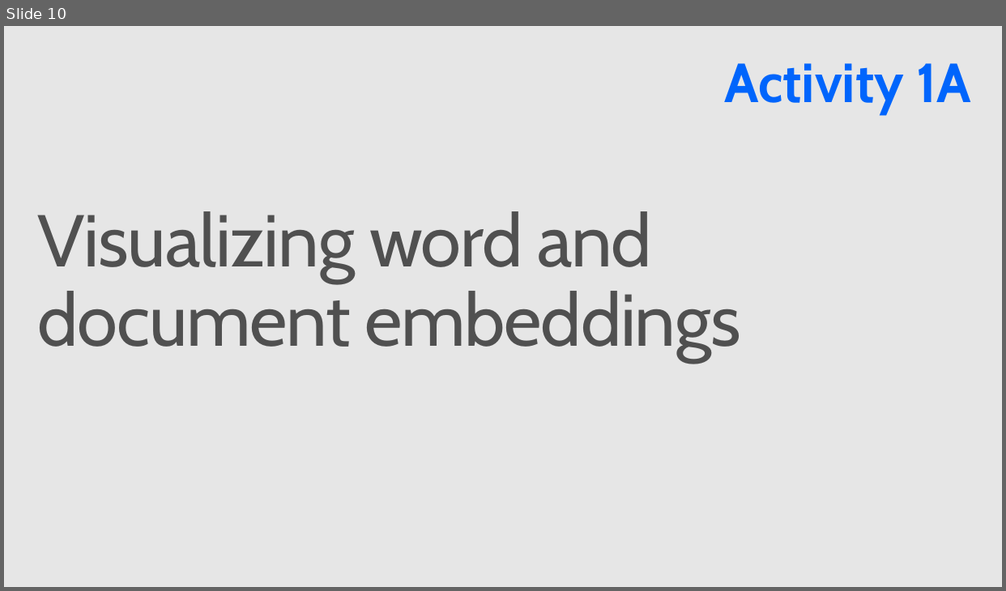
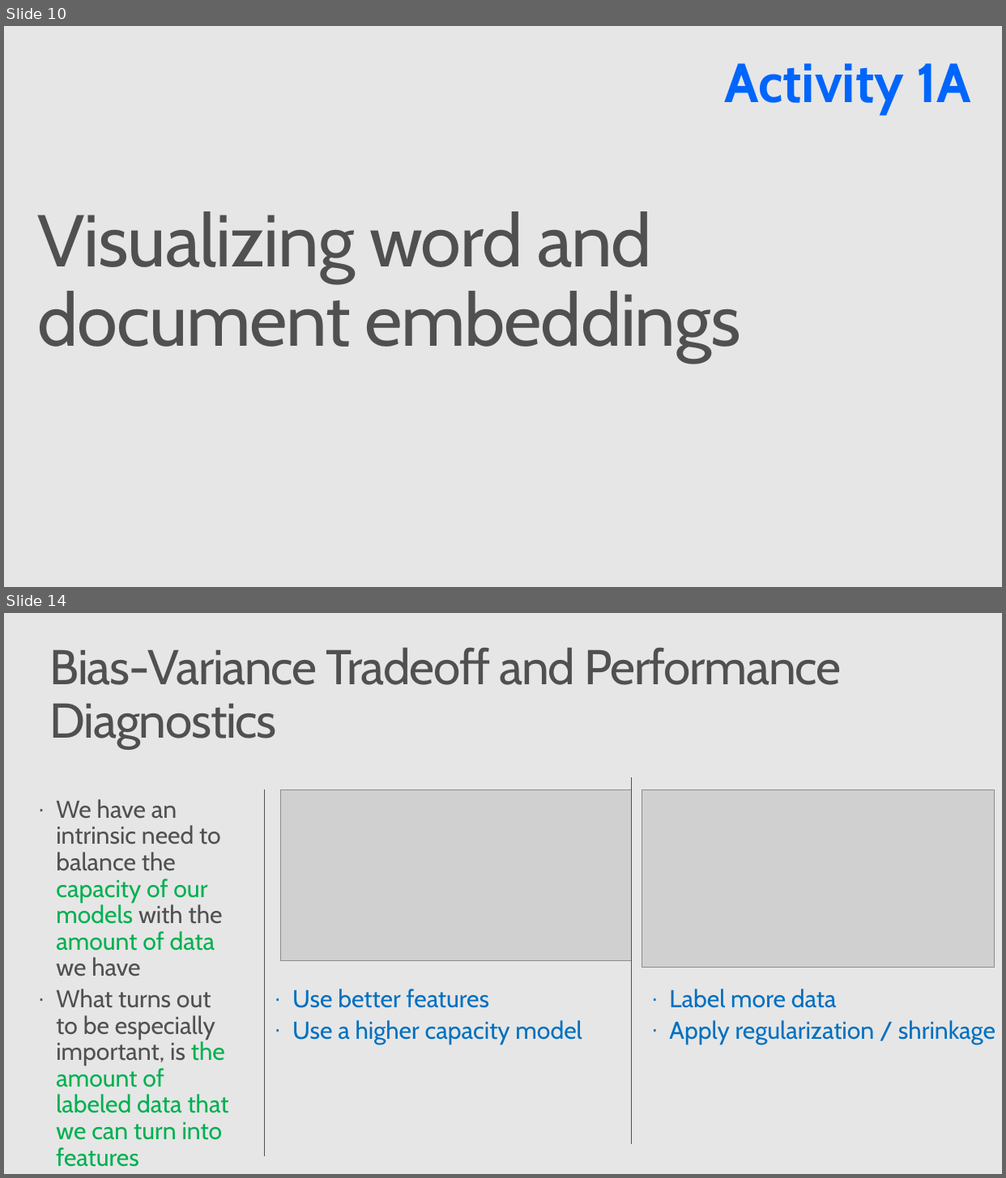
Before and after one commit to Azure/Strata2018, a slide deck: active_learning_workshop.pptx. Shown one above the other, each under a label of ours: slide 10 before the commit, slides 10 and 14 after it; the slides between them are not shown. The pictures are 1006x591 and 1006x1178 pixels, drawn with LibreOffice and Linux fonts; fonts in the diff are those of the drawing; grey boxes stand for pictures; background and template pictures are left out. Boxes give left, top, right and bottom in pixels: in the first picture for what was removed or moved away, otherwise in the second. Text is boxed around its words. In the diff, an @@ line names an element or a change of style, - is before the commit and + after.

Commit message:
update slides with BV tradeoff

```diff
--- a/active_learning_workshop.pptx
+++ b/active_learning_workshop.pptx
@@ slide 14 added at (4,613,1002,1174), background #E6E6E6 @@
@@ title added at (50,647,842,748), 48 pt, text #505050 @@
+Bias-Variance Tradeoff and Performance Diagnostics
@@ line added from (632, 777) to (632, 1144), #505050 0.75 pt @@
@@ text added at (56,799,229,1167), 24 pt, text #505050 @@
+· We have an intrinsic need to balance the capacity of our models with the amount of data we have
+· What turns out to be especially important, is the amount of labeled data that we can turn into features
@@ line added from (265, 790) to (265, 1157), #505050 0.75 pt @@
@@ picture added at (281,790,631,960) @@
@@ picture added at (642,790,995,968) @@
@@ text added at (292,989,582,1045), 24 pt, text #0070C0 @@
+· Use better features
+· Use a higher capacity model
@@ text added at (669,989,995,1045), 24 pt, text #0070C0 @@
+· Label more data
+· Apply regularization / shrinkage
```
Also in this commit, not shown: 3 other slides added.
